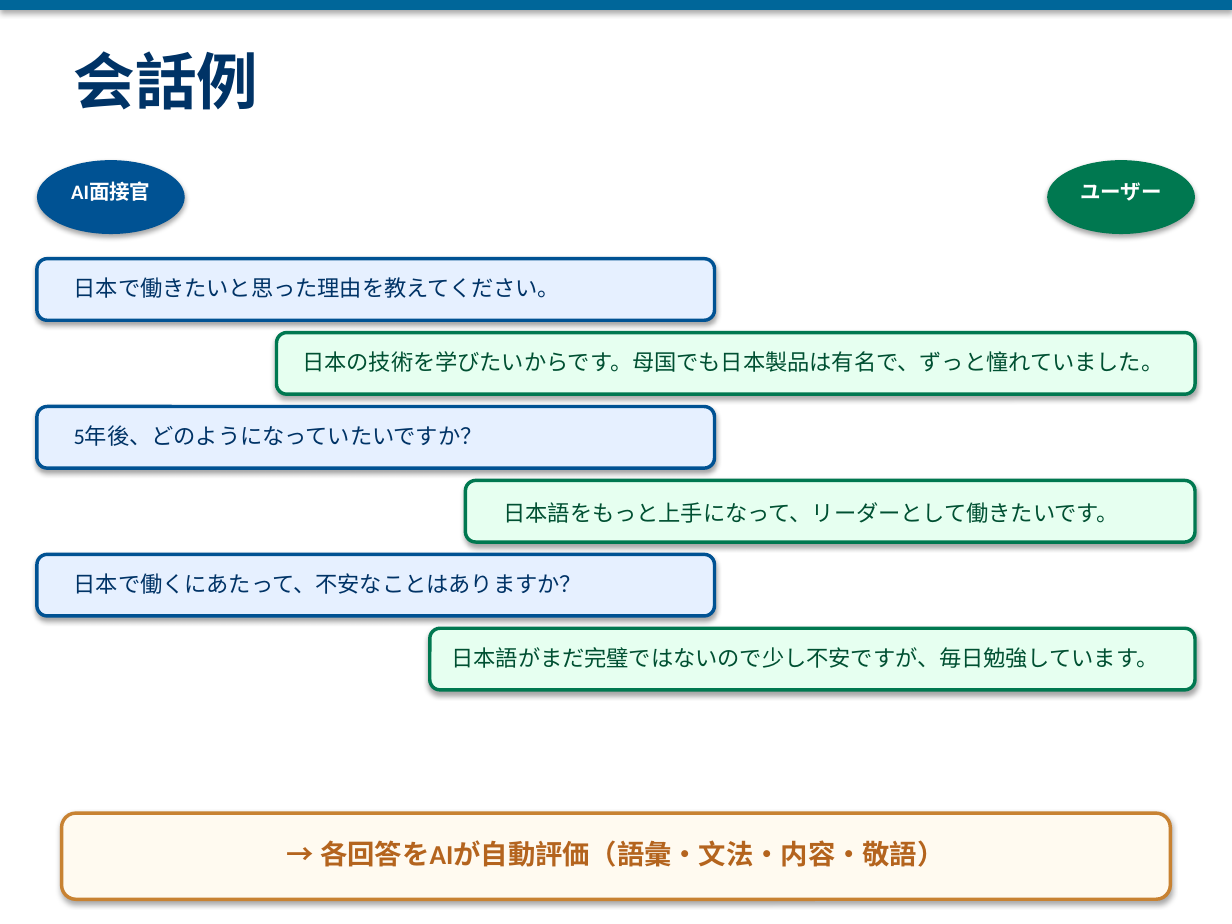
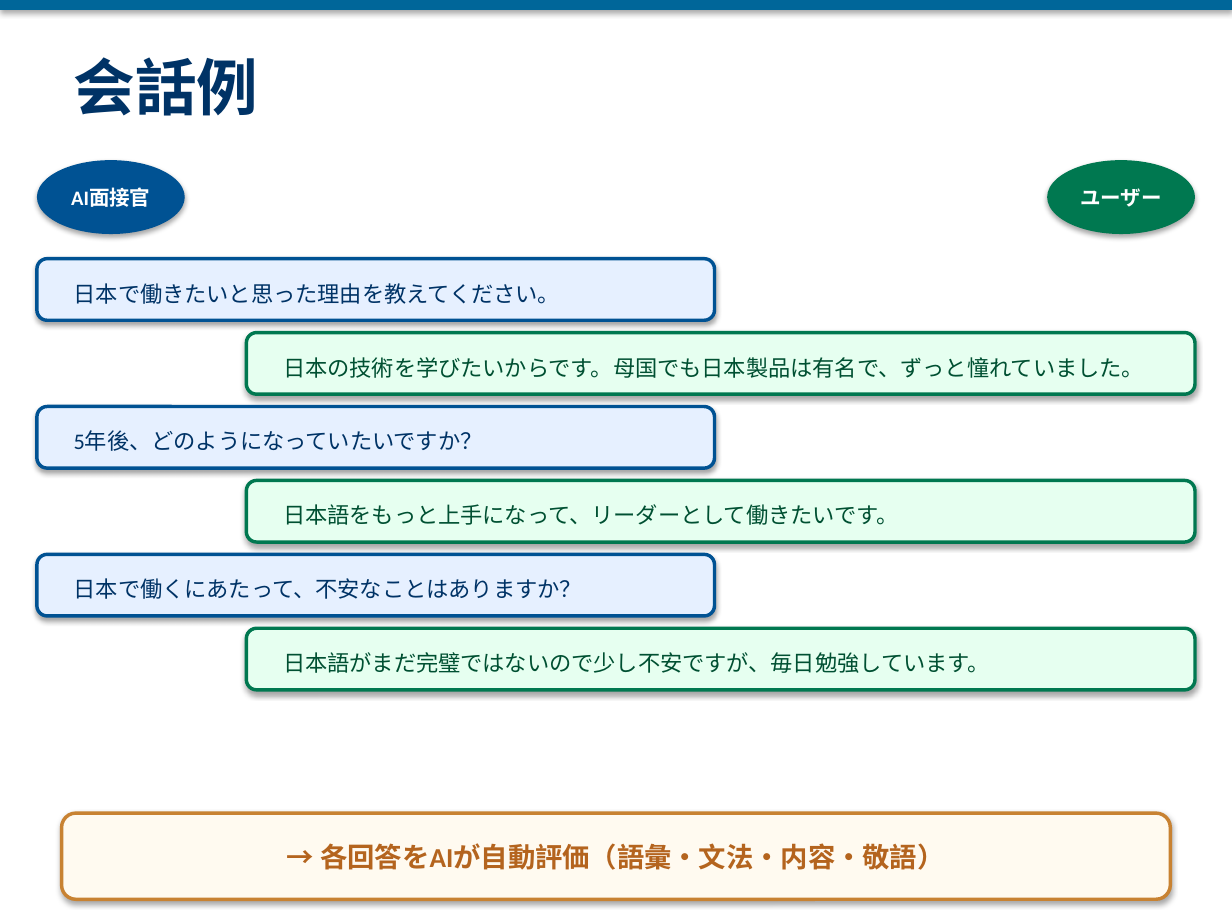
Before and after one commit to yoshidasendai115/ai-interview, a slide deck: slide 7 of docs/プレゼン資料/AI面接プラットフォーム_投資家向け.pptx. Drawn at 1232x924 pixels with LibreOffice and Linux fonts; fonts in the diff are those of the drawing. Boxes give left, top, right and bottom in pixels: in the first picture for what was removed or moved away, otherwise in the second. Text is boxed around its words. In the diff, an @@ line names an element or a change of style, - is before the commit and + after.

```diff
--- a/docs/プレゼン資料/AI面接プラットフォーム_投資家向け.pptx
+++ b/docs/プレゼン資料/AI面接プラットフォーム_投資家向け.pptx
@@ rounded rectangle: place and size @@
-rounded rectangle at [276, 333, 1195, 394]
+rounded rectangle at [246, 333, 1195, 394]
@@ text "日本の技術を学びたいからです。母国でも日本製品は有名で、ずっと憧れていました。": place and size @@
-text "日本の技術を学びたいからです。母国でも日本製品は有名で、ずっと憧れていました。" at [302, 351, 1163, 372]
+text "日本の技術を学びたいからです。母国でも日本製品は有名で、ずっと憧れていました。" at [283, 357, 1144, 378]
@@ rounded rectangle: place and size @@
-rounded rectangle at [466, 480, 1195, 542]
+rounded rectangle at [246, 480, 1195, 542]
@@ vertical alignment top to middle in 10 elements at [74, 57, 259, 116], [71, 188, 150, 207], [1080, 188, 1162, 207], [74, 283, 560, 304], [74, 431, 483, 451], [74, 578, 582, 599], [320, 843, 944, 870], [283, 357, 1144, 378], [283, 652, 990, 673], [283, 504, 899, 525] @@
@@ text "日本語をもっと上手になって、リーダーとして働きたいです。": place and size @@
-text "日本語をもっと上手になって、リーダーとして働きたいです。" at [504, 502, 1120, 523]
+text "日本語をもっと上手になって、リーダーとして働きたいです。" at [283, 504, 899, 525]
@@ rounded rectangle: place and size @@
-rounded rectangle at [430, 628, 1195, 690]
+rounded rectangle at [246, 628, 1195, 690]
@@ text "日本語がまだ完璧ではないので少し不安ですが、毎日勉強しています。": place and size @@
-text "日本語がまだ完璧ではないので少し不安ですが、毎日勉強しています。" at [452, 647, 1159, 668]
+text "日本語がまだ完璧ではないので少し不安ですが、毎日勉強しています。" at [283, 652, 990, 673]
```
Also in this commit, not shown: 16 other slides changed, 2 slides added, 54 other files.
